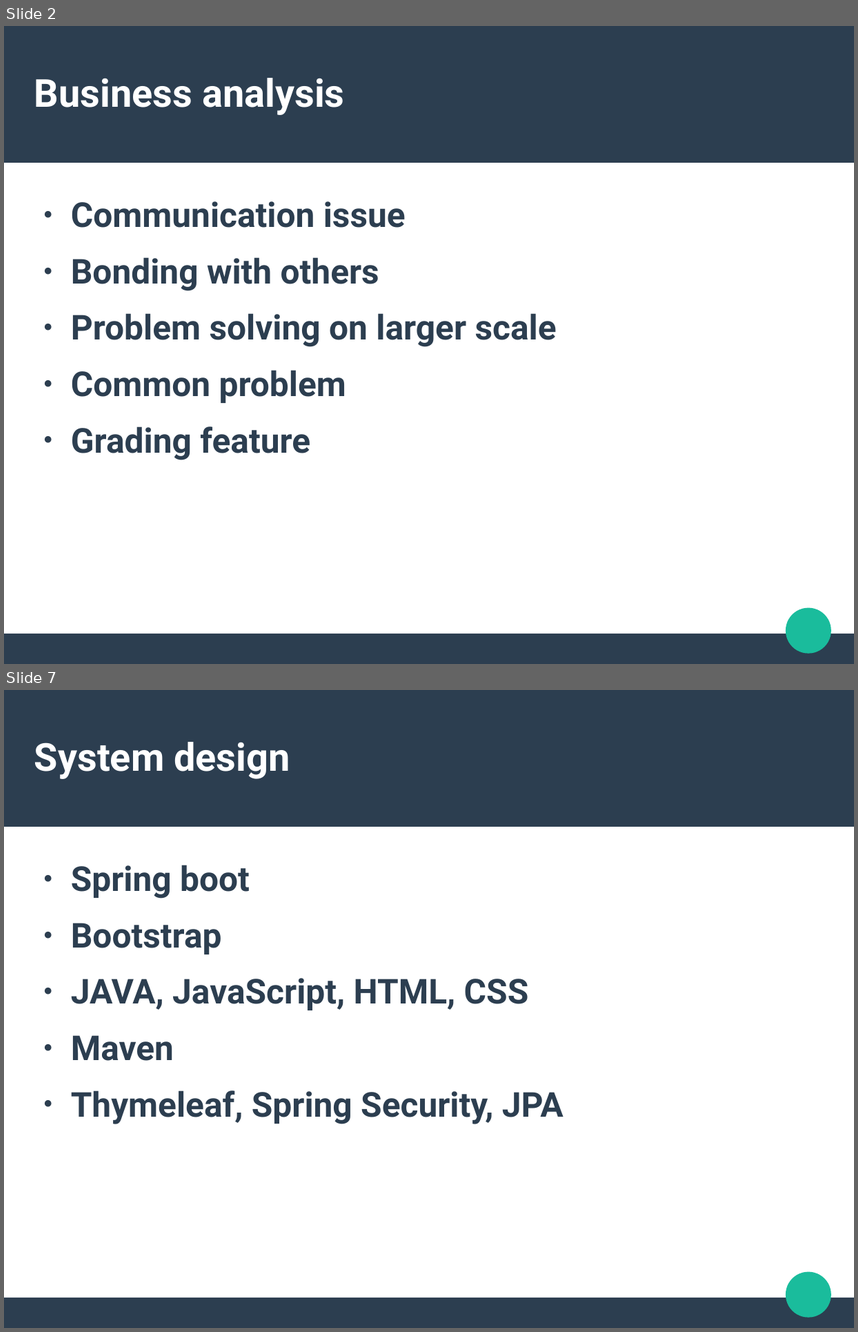
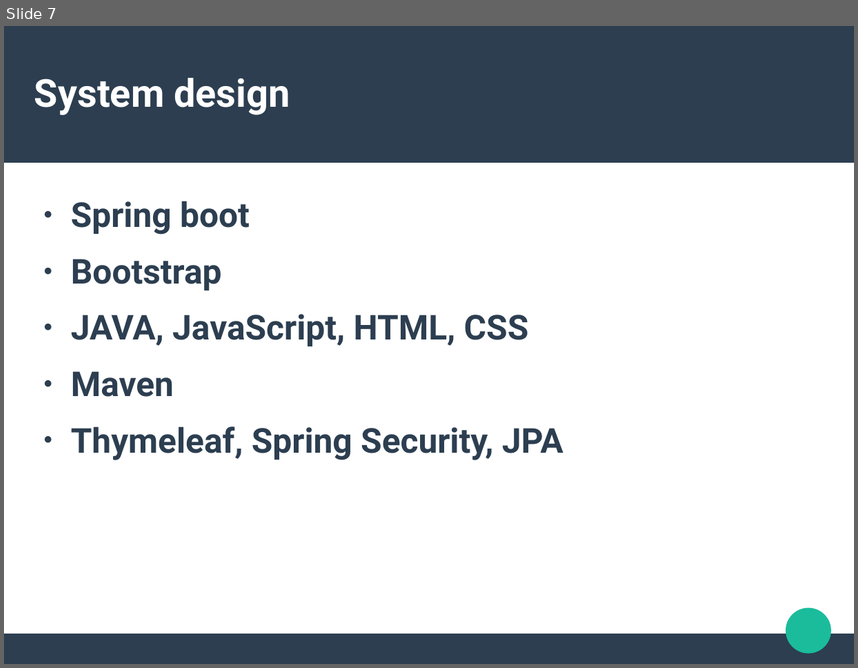
Before and after one commit to Eliiona/Java_BC, a slide deck: Prezentacijaa.odp. Shown one above the other, each under a label of ours: slides 2 and 7 before the commit, slide 7 after it; the slides between them are not shown. The pictures are 858x1332 and 858x668 pixels, drawn with LibreOffice and Linux fonts; fonts in the diff are those of the drawing. Boxes give left, top, right and bottom in pixels: in the first picture for what was removed or moved away, otherwise in the second. Text is boxed around its words. In the diff, an @@ line names an element or a change of style, - is before the commit and + after.

```diff
--- a/Prezentacijaa.odp
+++ b/Prezentacijaa.odp
@@ slide 2 removed at (4, 26, 854, 664), background #FFFFFF; not listed: 3 template elements that a slide beside it also shows @@
@@ title removed at (34, 78, 344, 115) @@
-Business analysis
@@ text removed at (71, 201, 557, 460) @@
-● Communication issue
-● Bonding with others
-● Problem solving on larger scale
-● Common problem
-● Grading feature
```
Also in this commit, not shown: 5 slides changed, 1 slide added.
